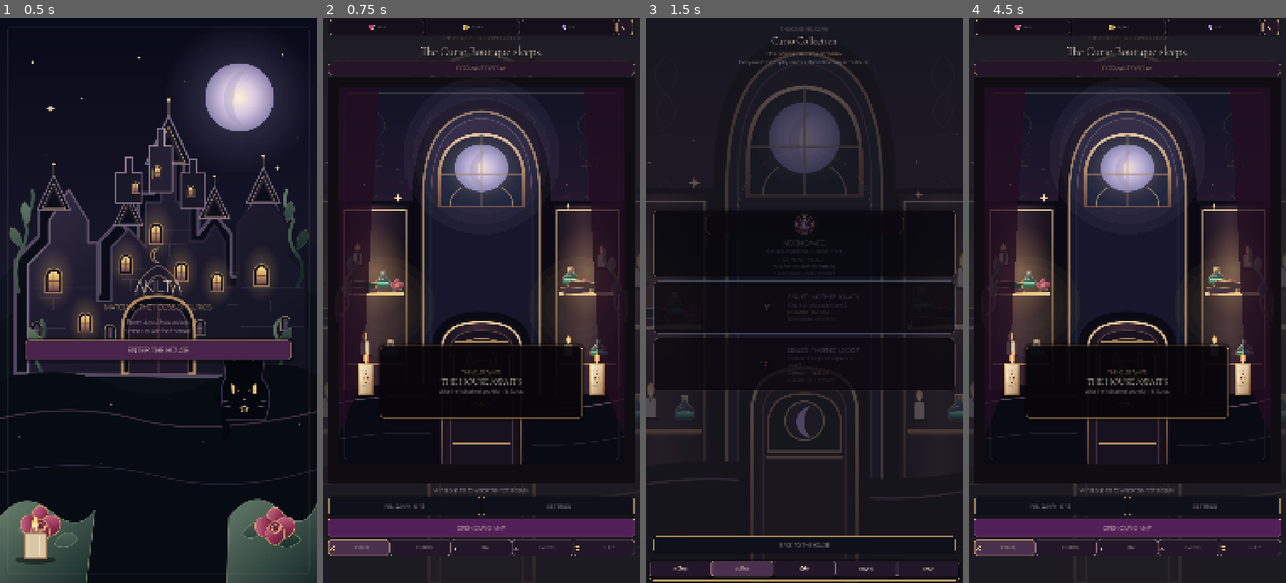
Above: before the commit, frames 1-4 (left to right).
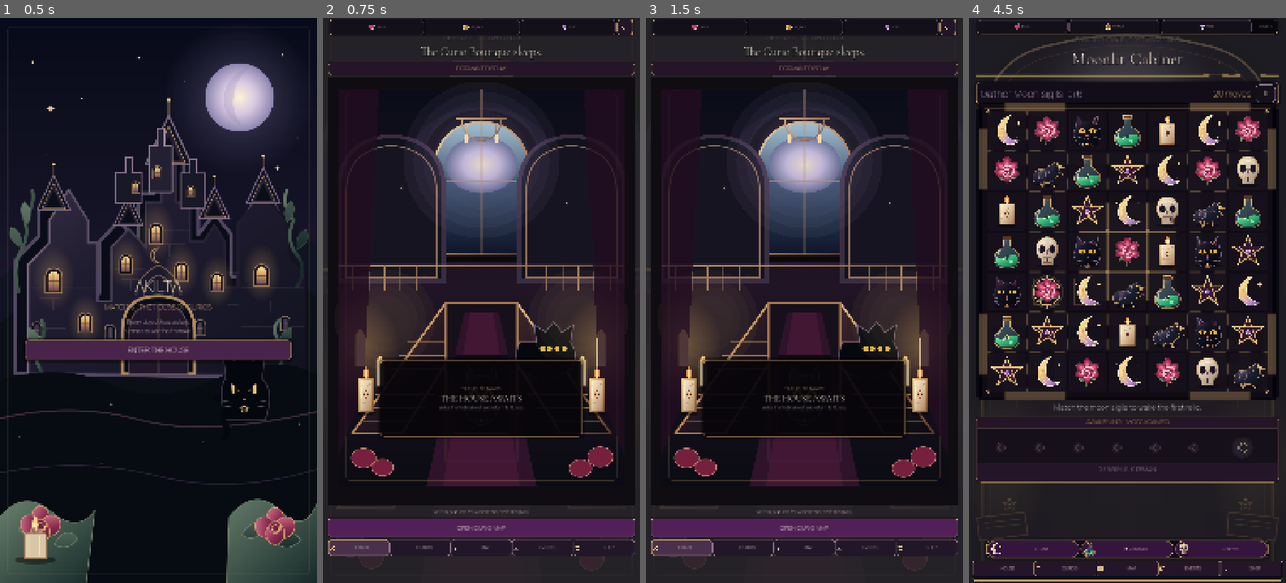
Above: after the commit, the same moments.

Repository: Jay-prodesign/akilta-match3
Game: Godot game, scene res://src/app/app_bootstrap.tscn
The game is run twice, just before and just after one commit, with the same random seed, the same clock (stepped at 60 frames per second) and the same inputs.
Inputs (mouse positions are in pixels of both pictures, inside the frame that each line leads up to):
- Up to frame 1 (0.5 s): no input
- Up to frame 2 (0.75 s): click "ENTER THE HOUSE" at 0.5 s
- Up to frame 3 (1.5 s): click (728, 503) at 1.25 s, where only the run before the commit has a clickable "RELIQUARY · 0 / 3"
- Up to frame 4 (4.5 s): click (1127, 526) at 2 s, where only the run after the commit has a clickable "OPEN CURIO MAP"; click "BACK TO THE HOUSE" (after the commit: "CURIO BOUTIQUE OPENING RITUAL…") at 2.75 s; click (1114, 470) at 3.5 s, where only the run after the commit has a clickable "1"; click (1127, 373) at 4.25 s, where only the run after the commit has a clickable "ENTER THE CABINET"

Frame 1 is identical in both runs. In frame 2, 21% of the frame differs, in the area x 0-100%, y 10-98%; in frame 3, 33%; in frame 4, 40%, in the area x 0-100%, y 0-100%.

Commit message:
Bind final-direction House and chapter environment assets

Diff:
--- /dev/null
+++ b/assets/world/ch01_curio_boutique/chapter_world_map.svg
@@ -0,0 +1,49 @@
+<svg xmlns="http://www.w3.org/2000/svg" width="1200" height="1000" viewBox="0 0 1200 1000">
+<defs>
+ <linearGradient id="sky" x2="0" y2="1"><stop stop-color="#07101F"/><stop offset=".55" stop-color="#142035"/><stop offset="1" stop-color="#090C16"/></linearGradient>
+ <linearGradient id="stone" x2="1" y2="1"><stop stop-color="#463A4F"/><stop offset=".5" stop-color="#232033"/><stop offset="1" stop-color="#0E111C"/></linearGradient>
+ <linearGradient id="gold" x2="1" y2="1"><stop stop-color="#EACB8E"/><stop offset="1" stop-color="#835632"/></linearGradient>
+ <radialGradient id="moon"><stop stop-color="#FFF0D6"/><stop offset=".55" stop-color="#C7C7E4"/><stop offset="1" stop-color="#66749D"/></radialGradient>
+</defs>
+<rect width="1200" height="1000" fill="url(#sky)"/>
+<circle cx="1010" cy="125" r="92" fill="url(#moon)"/>
+<circle cx="1010" cy="125" r="150" fill="#9C8CCE" opacity=".08"/>
+<g fill="#EFD9AF"><circle cx="85" cy="90" r="2"/><circle cx="230" cy="130" r="2"/><circle cx="430" cy="70" r="2"/><circle cx="790" cy="110" r="2"/><circle cx="1120" cy="240" r="2"/></g>
+<!-- distant forest -->
+<path d="M0 530 70 430l40 72 62-120 58 103 72-143 70 134 69-112 61 112 85-150 70 146 65-126 68 122 83-160 70 168 75-124 78 158 95-120v620H0Z" fill="#0A121A"/>
+<!-- six house wings -->
+<g stroke="url(#gold)" stroke-width="5" stroke-linejoin="round">
+ <path d="M390 640V370l105-95 105 95v270Z" fill="url(#stone)"/>
+ <path d="M600 660V300l120-110 120 110v360Z" fill="url(#stone)"/>
+ <path d="M175 690V470l110-95 105 95v220Z" fill="#2A202D"/>
+ <path d="M840 700V455l102-90 105 90v245Z" fill="#2C1833"/>
+ <path d="M340 790V610l100-78 100 78v180Z" fill="#1E2932"/>
+ <path d="M760 800V600l105-82 108 82v200Z" fill="#21353A"/>
+</g>
+<!-- roofs/spires -->
+<g fill="#111522" stroke="#9A7A63" stroke-width="4">
+ <path d="m175 470 110-155 105 155Z"/><path d="m390 370 105-155 105 155Z"/><path d="m600 300 120-185 120 185Z"/><path d="m840 455 102-155 105 155Z"/><path d="m340 610 100-130 100 130Z"/><path d="m760 600 105-140 108 140Z"/>
+</g>
+<g stroke="#B28B60" stroke-width="4"><path d="M285 315V245M495 215v-82M720 115V40M942 300v-75M440 480v-60M865 460v-65"/></g>
+<!-- windows -->
+<g fill="#E9B869" stroke="#6C4650" stroke-width="2">
+ <rect x="252" y="505" width="25" height="48" rx="12"/><rect x="308" y="505" width="25" height="48" rx="12"/>
+ <rect x="462" y="410" width="28" height="53" rx="13"/><rect x="515" y="410" width="28" height="53" rx="13"/>
+ <rect x="680" y="350" width="30" height="56" rx="14"/><rect x="748" y="350" width="30" height="56" rx="14"/>
+ <rect x="910" y="500" width="27" height="50" rx="13"/><rect x="970" y="500" width="27" height="50" rx="13"/>
+</g>
+<!-- chapter color glows -->
+<ellipse cx="285" cy="600" rx="170" ry="130" fill="#D99054" opacity=".14"/>
+<ellipse cx="495" cy="520" rx="170" ry="140" fill="#5AA77B" opacity=".11"/>
+<ellipse cx="942" cy="585" rx="170" ry="140" fill="#BF55B9" opacity=".12"/>
+<ellipse cx="440" cy="715" rx="150" ry="110" fill="#8E79D2" opacity=".10"/>
+<ellipse cx="865" cy="720" rx="160" ry="120" fill="#63B9B3" opacity=".12"/>
+<ellipse cx="720" cy="560" rx="220" ry="170" fill="#E6B25D" opacity=".10"/>
+<!-- paths -->
+<path d="M720 650 495 560M720 650l222-60M720 650 440 720M720 650l145 70M720 650 285 610" fill="none" stroke="#B38D62" stroke-width="8" opacity=".45"/>
+<path d="M720 650c-25 110-20 220 0 330" fill="none" stroke="#D1B17A" stroke-width="12" opacity=".35"/>
+<!-- foreground gardens -->
+<path d="M0 790q180-120 360 0t360 0 480 0v210H0Z" fill="#091015"/>
+<g fill="#4D2036"><circle cx="95" cy="850" r="34"/><circle cx="140" cy="880" r="28"/><circle cx="1090" cy="850" r="34"/><circle cx="1045" cy="882" r="29"/></g>
+<rect x="16" y="16" width="1168" height="968" rx="10" fill="none" stroke="#C19A6B" stroke-opacity=".25" stroke-width="2"/>
+</svg>
--- /dev/null
+++ b/assets/world/ch01_curio_boutique/house_hub_final.svg
@@ -0,0 +1,55 @@
+<svg xmlns="http://www.w3.org/2000/svg" width="720" height="1280" viewBox="0 0 720 1280">
+<defs>
+ <linearGradient id="wall" x2="0" y2="1"><stop stop-color="#0A0D18"/><stop offset=".5" stop-color="#211526"/><stop offset="1" stop-color="#0B0C13"/></linearGradient>
+ <linearGradient id="wood" x2="1" y2="1"><stop stop-color="#4B2F2F"/><stop offset=".45" stop-color="#251823"/><stop offset="1" stop-color="#0B0C12"/></linearGradient>
+ <linearGradient id="gold" x2="1" y2="1"><stop stop-color="#F2D79B"/><stop offset=".5" stop-color="#BE8A51"/><stop offset="1" stop-color="#5B3829"/></linearGradient>
+ <linearGradient id="glass" x2="0" y2="1"><stop stop-color="#9FC8D0"/><stop offset=".45" stop-color="#314B64"/><stop offset="1" stop-color="#111629"/></linearGradient>
+ <radialGradient id="moon"><stop stop-color="#FFF0D0"/><stop offset=".5" stop-color="#CDC2E1"/><stop offset="1" stop-color="#5C648A"/></radialGradient>
+ <radialGradient id="warm"><stop stop-color="#F4BE68" stop-opacity=".34"/><stop offset="1" stop-color="#F4BE68" stop-opacity="0"/></radialGradient>
+</defs>
+<rect width="720" height="1280" fill="url(#wall)"/>
+<circle cx="360" cy="250" r="190" fill="#77619A" opacity=".08"/>
+<!-- central arched moon window -->
+<path d="M220 545V288Q220 92 360 82Q500 92 500 288V545Z" fill="#0A0D19" stroke="#0A0911" stroke-width="26"/>
+<path d="M238 535V292Q238 118 360 106Q482 118 482 292V535Z" fill="url(#glass)" stroke="url(#gold)" stroke-width="6"/>
+<circle cx="360" cy="246" r="91" fill="url(#moon)" opacity=".9"/>
+<path d="M360 108v427M240 300h240" stroke="#B18A61" stroke-width="4" opacity=".75"/>
+<!-- high side arches -->
+<path d="M0 620V330Q0 165 132 153Q265 165 265 330V620Z" fill="#10121D" stroke="#392D42" stroke-width="12"/>
+<path d="M455 620V330Q455 165 588 153Q720 165 720 330V620Z" fill="#10121D" stroke="#392D42" stroke-width="12"/>
+<path d="M18 608V340Q18 196 132 184Q247 196 247 340V608Z" fill="#171422" stroke="#8E6D55" stroke-width="4"/>
+<path d="M473 608V340Q473 196 588 184Q702 196 702 340V608Z" fill="#171422" stroke="#8E6D55" stroke-width="4"/>
+<!-- balcony rail -->
+<path d="M0 570H720" stroke="url(#gold)" stroke-width="8"/>
+<path d="M0 590H720" stroke="#8E6D55" stroke-width="3"/>
+<g stroke="#A27B58" stroke-width="3"><path d="M35 570v80M75 570v80M115 570v80M155 570v80M195 570v80M525 570v80M565 570v80M605 570v80M645 570v80M685 570v80"/></g>
+<!-- grand split staircase -->
+<path d="M70 1100 286 700h148l216 400Z" fill="#100D14" opacity=".92"/>
+<path d="M34 1110 270 690h95L160 1110Z" fill="url(#wood)" stroke="url(#gold)" stroke-width="6"/>
+<path d="M686 1110 450 690h-95l205 420Z" fill="url(#wood)" stroke="url(#gold)" stroke-width="6"/>
+<g stroke="#B88A58" stroke-width="4" opacity=".8">
+ <path d="M54 1070h145M72 1028h148M92 986h149M112 944h150M132 902h151M152 860h152M172 818h154M666 1070H521M648 1028H500M628 986H479M608 944H458M588 902H437M568 860H416M548 818H394"/>
+</g>
+<!-- central hall and carpet -->
+<path d="M270 690h180v510H270Z" fill="#16101A" stroke="#A87A55" stroke-width="5"/>
+<path d="M317 720h86l96 560H221Z" fill="#32132D" opacity=".9"/>
+<path d="M331 720h58l68 560H263Z" fill="#571C3E" opacity=".48"/>
+<!-- chandeliers -->
+<g stroke="url(#gold)" stroke-width="4" fill="none"><path d="M360 0v98m-65 0h130M310 98c0 44 22 66 50 72 28-6 50-28 50-72"/><path d="M322 112v38m76-38v38"/></g>
+<g fill="#FFE1A0"><path d="M322 144c-8 12-8 25 0 34 8-9 8-22 0-34Z"/><path d="M398 144c-8 12-8 25 0 34 8-9 8-22 0-34Z"/></g>
+<!-- candles -->
+<g fill="#E8D6B3" stroke="#9B704E" stroke-width="2">
+ <path d="M42 790h24v105H42Z"/><path d="M650 790h24v105h-24Z"/><path d="M95 875h19v82H95Z"/><path d="M606 875h19v82h-19Z"/>
+</g>
+<g fill="#FFD387"><path d="M54 772c-13 18-10 32 0 42 10-10 13-24 0-42Z"/><path d="M662 772c-13 18-10 32 0 42 10-10 13-24 0-42Z"/><path d="M104 858c-10 14-8 25 0 33 8-8 10-19 0-33Z"/><path d="M615 858c-10 14-8 25 0 33 8-8 10-19 0-33Z"/></g>
+<ellipse cx="54" cy="840" rx="100" ry="170" fill="url(#warm)"/><ellipse cx="662" cy="840" rx="100" ry="170" fill="url(#warm)"/>
+<!-- black cat -->
+<g transform="translate(493 735)">
+ <ellipse cx="39" cy="162" rx="58" ry="12" fill="#000" opacity=".45"/>
+ <path d="M6 83 0 26l29 23 20-33 22 33 28-23-7 57c18 31 13 70-8 92-15 16-36 24-56 24-24 0-45-9-58-27-17-24-19-60-6-89Z" fill="#060810" stroke="#6B5875" stroke-width="3"/>
+ <ellipse cx="30" cy="103" rx="16" ry="10" fill="#E3B74B"/><ellipse cx="68" cy="103" rx="16" ry="10" fill="#E3B74B"/><ellipse cx="31" cy="103" rx="4" ry="9" fill="#090A11"/><ellipse cx="67" cy="103" rx="4" ry="9" fill="#090A11"/>
+</g>
+<!-- roses foreground -->
+<g fill="#76203D" stroke="#C78176" stroke-width="2"><circle cx="62" cy="1190" r="31"/><circle cx="110" cy="1220" r="27"/><circle cx="660" cy="1186" r="32"/><circle cx="610" cy="1223" r="28"/></g>
+<rect x="18" y="18" width="684" height="1244" rx="10" fill="none" stroke="#C09A6B" stroke-opacity=".28" stroke-width="2"/>
+</svg>
--- a/src/app/app_bootstrap.gd
+++ b/src/app/app_bootstrap.gd
@@ -618,6 +618,15 @@
 	if screen.has_node("NorthStarBackdrop"):
 		return
 	var art_path := "res://assets/world/ch01_curio_boutique/curio_boutique_moonlit_backdrop.svg"
+	match String(screen.name):
+		"GameplayScreen":
+			art_path = "res://assets/world/ch01_curio_boutique/north_star_gameplay_backdrop.svg"
+		"HouseHome":
+			art_path = "res://assets/world/ch01_curio_boutique/house_hub_final.svg"
+		"ChapterSelect":
+			art_path = "res://assets/world/ch01_curio_boutique/north_star_splash.svg"
+		"ChapterMap":
+			art_path = "res://assets/world/ch01_curio_boutique/curio_boutique_moonlit_backdrop.svg"
 	var file := FileAccess.open(art_path, FileAccess.READ)
 	if file == null:
 		return
@@ -632,7 +641,7 @@
 	backdrop.expand_mode = TextureRect.EXPAND_IGNORE_SIZE
 	backdrop.stretch_mode = TextureRect.STRETCH_KEEP_ASPECT_COVERED
 	backdrop.set_anchors_and_offsets_preset(Control.PRESET_FULL_RECT)
-	backdrop.modulate = Color(0.72, 0.76, 0.95, 0.28 if screen.name == "GameplayScreen" else 0.52)
+	backdrop.modulate = Color(0.88, 0.82, 0.92, 0.22 if screen.name == "GameplayScreen" else (0.34 if screen.name == "HouseHome" else 0.46))
 	backdrop.mouse_filter = Control.MOUSE_FILTER_IGNORE
 	backdrop.z_index = -100
 	(screen as Control).add_child(backdrop)
--- a/src/ui/home/house_home.tscn
+++ b/src/ui/home/house_home.tscn
@@ -222,6 +222,7 @@
 autowrap_mode = 2
 
 [node name="ActionDock" type="PanelContainer" parent="Layout"]
+visible = false
 custom_minimum_size = Vector2(0, 66)
 layout_mode = 2
 theme_override_styles/panel = SubResource("ActionDock")
--- a/src/ui/map/chapter_select.gd
+++ b/src/ui/map/chapter_select.gd
@@ -75,10 +75,10 @@
 	world_art.set_anchors_and_offsets_preset(Control.PRESET_FULL_RECT)
 	world_art.mouse_filter = Control.MOUSE_FILTER_IGNORE
 	world_art.z_index = -1
-	world_art.texture = PieceAssetLoader.ornament("res://assets/world/ch01_curio_boutique/north_star_splash.svg")
+	world_art.texture = PieceAssetLoader.ornament("res://assets/world/ch01_curio_boutique/chapter_world_map.svg")
 	world_art.expand_mode = TextureRect.EXPAND_IGNORE_SIZE
 	world_art.stretch_mode = TextureRect.STRETCH_KEEP_ASPECT_COVERED
-	world_art.modulate = Color(0.90, 0.82, 0.90, 0.72)
+	world_art.modulate = Color(0.90, 0.82, 0.90, 0.58)
 	add_child(world_art)
 	move_child(world_art, 0)
 
--- a/src/world/curio_boutique.gd
+++ b/src/world/curio_boutique.gd
@@ -15,7 +15,7 @@
 const LEAF := Color("#8BAF7C")
 
 const PieceAssetLoader = preload("res://src/match3/presentation/piece_asset_loader.gd")
-const BACKDROP_PATH := "res://assets/world/ch01_curio_boutique/curio_boutique_moonlit_backdrop.svg"
+const BACKDROP_PATH := "res://assets/world/ch01_curio_boutique/house_hub_final.svg"
 var _backdrop: Texture2D
 const CAT_PORTRAIT_PATH := "res://assets/pieces/black_cat.svg"
 const MOTH_RELIQUARY_PATH := "res://assets/curios/ch01_curio_moth_reliquary.svg"
